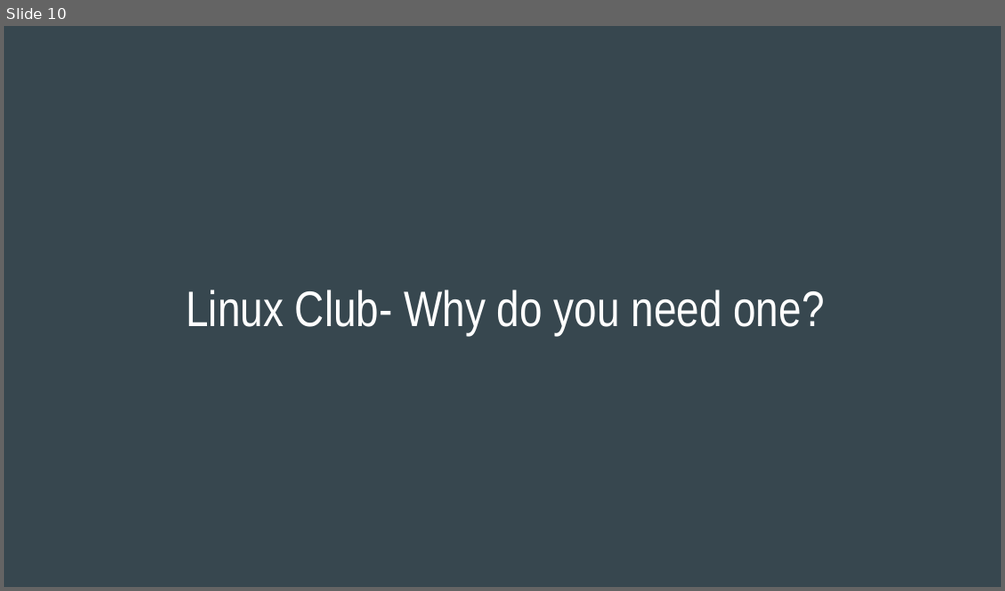
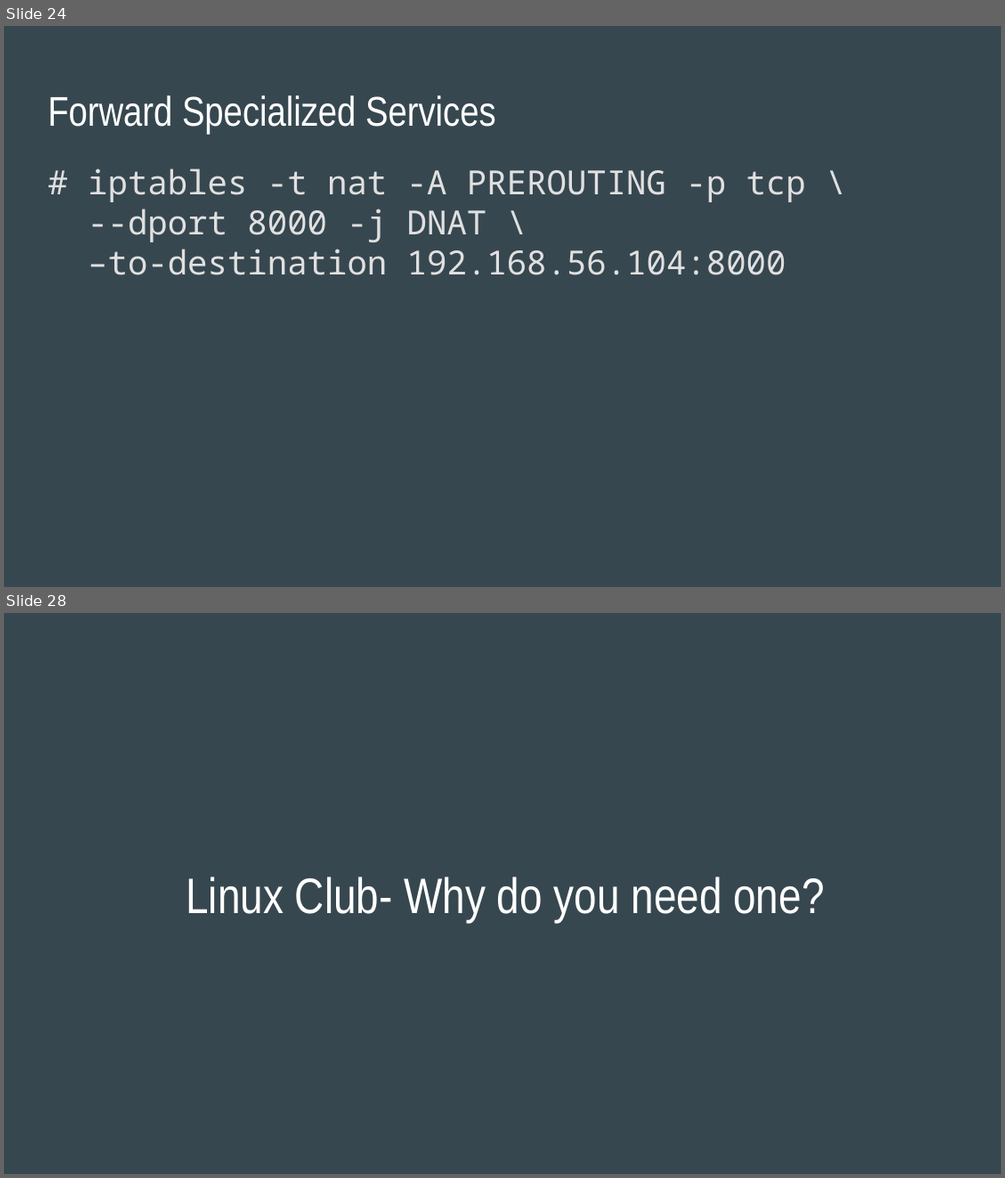
Before and after one commit to phat-sumo/everyone-can-be-root, a slide deck: everyone-can-be-root.pptx. Shown one above the other, each under a label of ours: slide 10 before the commit, slides 24 and 28 after it; the slides between them are not shown. The pictures are 1005x591 and 1005x1178 pixels, drawn with LibreOffice and Linux fonts; fonts in the diff are those of the drawing. Boxes give left, top, right and bottom in pixels: in the first picture for what was removed or moved away, otherwise in the second. Text is boxed around its words. In the diff, an @@ line names an element or a change of style, - is before the commit and + after.

```diff
--- a/everyone-can-be-root.pptx
+++ b/everyone-can-be-root.pptx
@@ slide 24 added at [4, 26, 1001, 587], background #37474F @@
@@ title added at [48, 95, 496, 134], 30 pt, text #FFFFFF @@
+Forward Specialized Services
@@ text added at [88, 168, 806, 275], 24 pt, text #E0E0E0 @@
+# iptables -t nat -A PREROUTING -p tcp \
+--dport 8000 -j DNAT \
+–to-destination 192.168.56.104:8000
@@ what was slide 10 is now slide 28 @@
```
Also in this commit, not shown: 2 slides changed, 17 other slides added, 5 other files.
